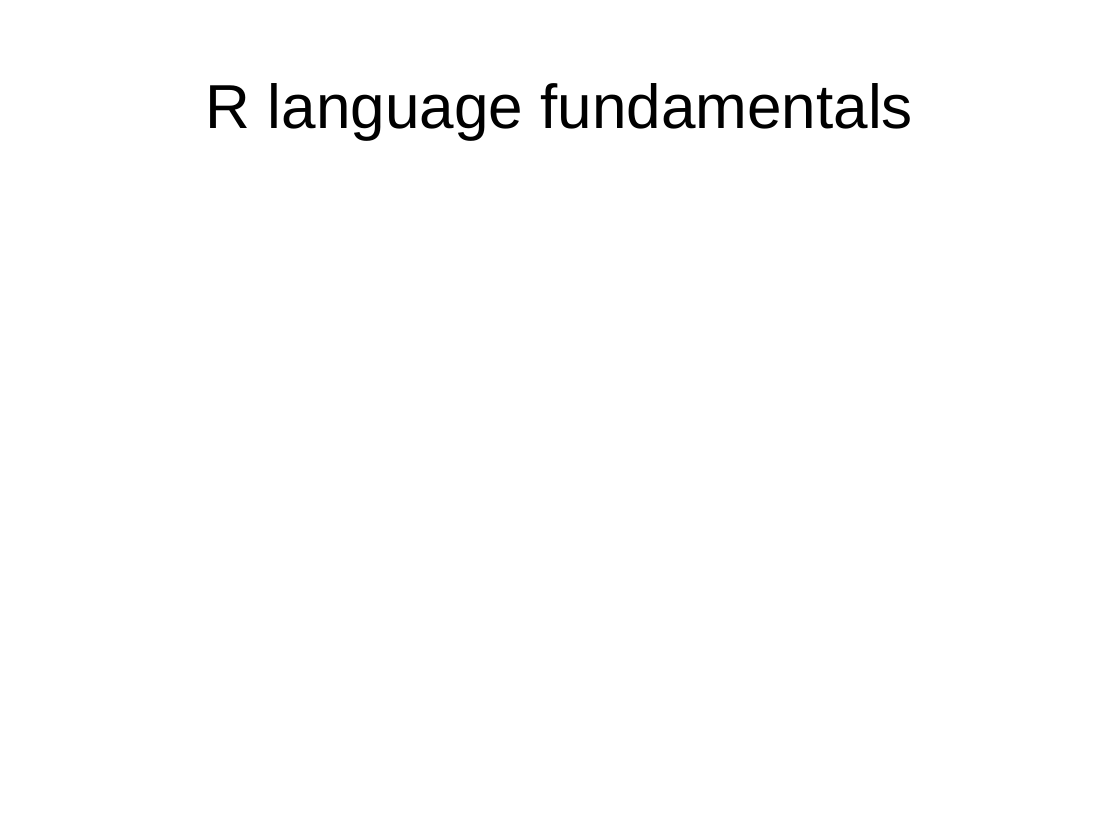
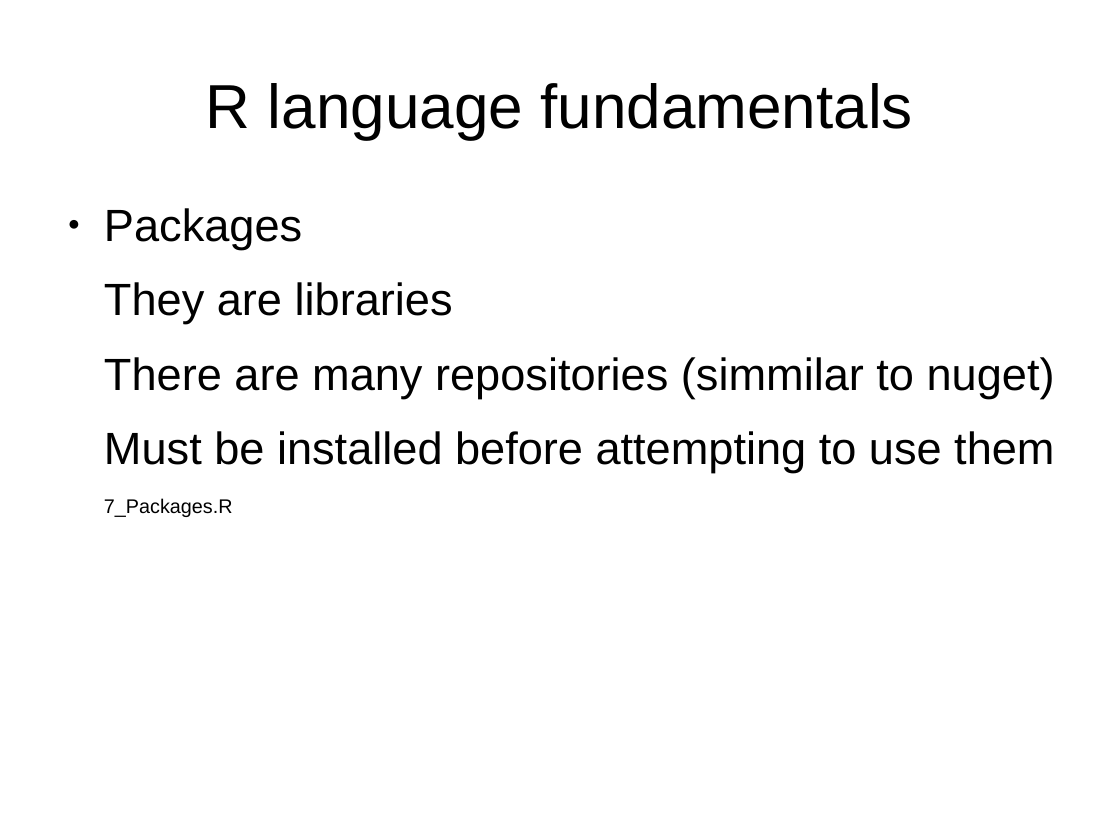
Before and after one commit to Johnny-Blue/R, a slide deck: slide 24 of R.odp (slide 23 before the commit). Drawn at 1120x840 pixels with LibreOffice and Linux fonts; fonts in the diff are those of the drawing. Boxes give left, top, right and bottom in pixels: in the first picture for what was removed or moved away, otherwise in the second. Text is boxed around its words. In the diff, an @@ line names an element or a change of style, - is before the commit and + after.

```diff
--- a/R.odp
+++ b/R.odp
@@ text added at box(104, 208, 1055, 517), 32 pt, text #000000 @@
+● Packages
+They are libraries
+There are many repositories (simmilar to nuget)
+Must be installed before attempting to use them
+7_Packages.R
```
Also in this commit, not shown: 3 other slides changed, 5 slides added, 8 other files.
